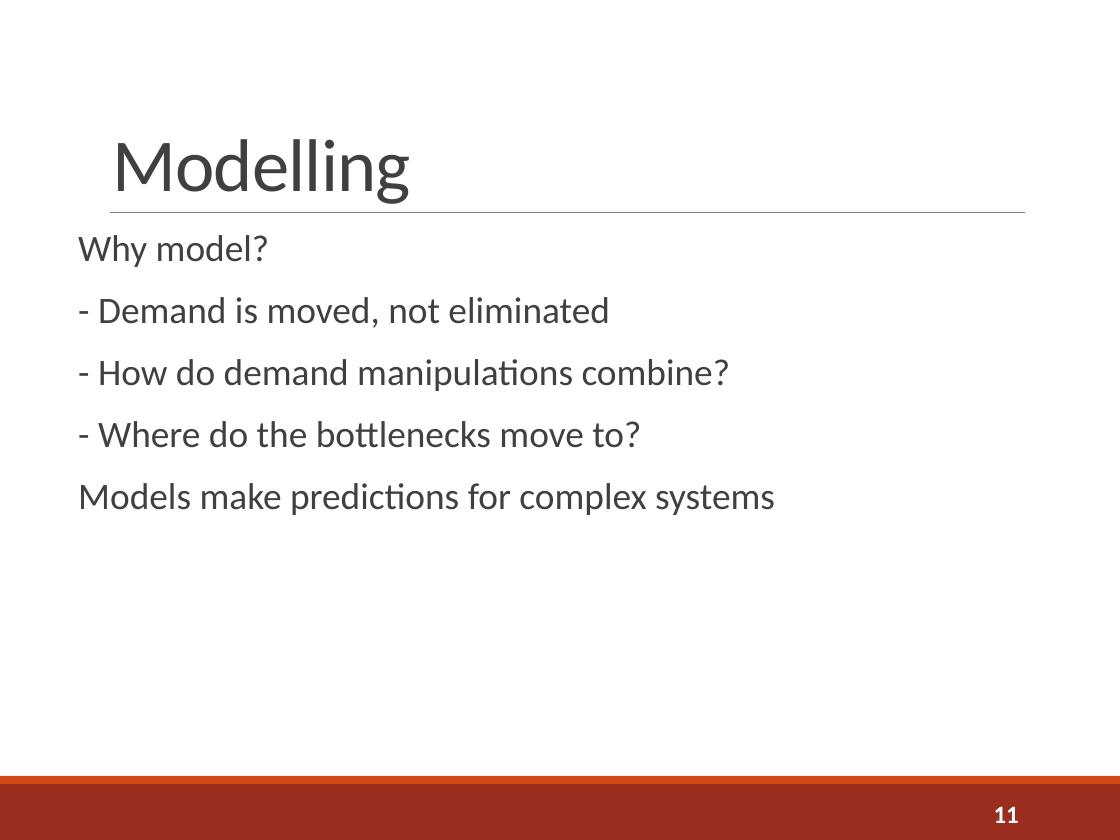
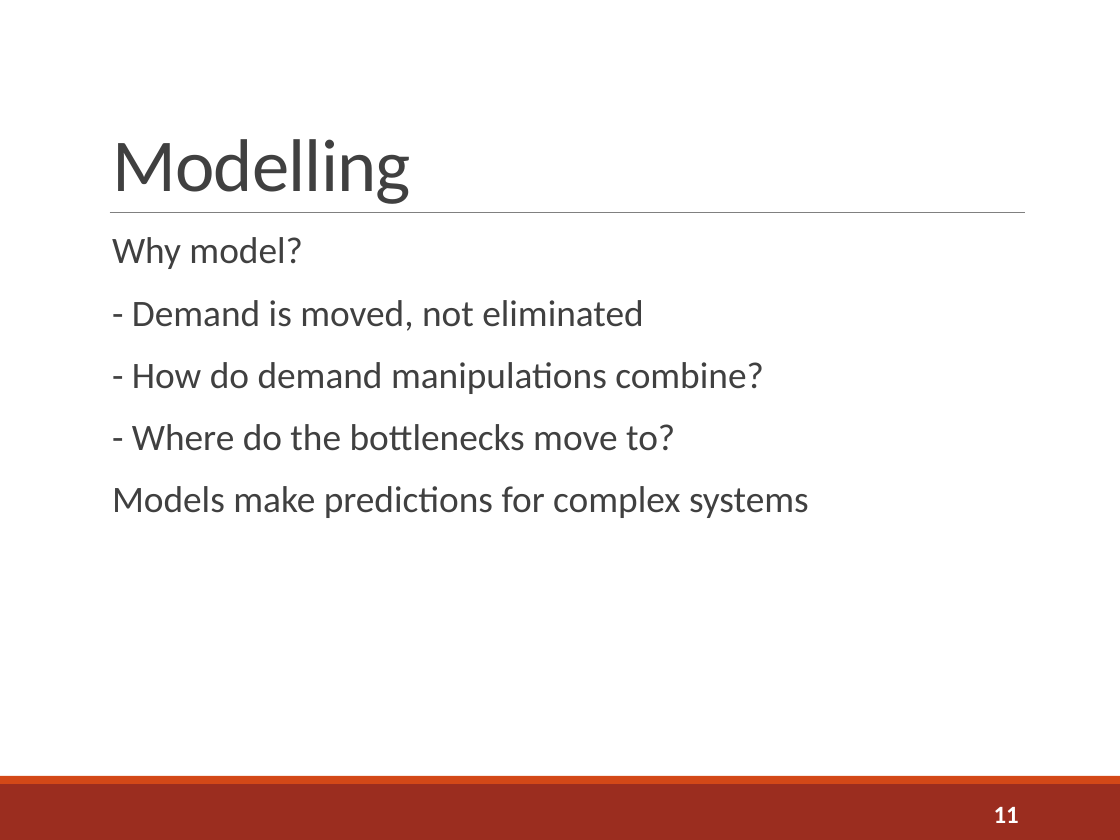
Before and after one commit to sshephard2/skewed-modelling, a slide deck: slide 11 of Presentation/Performance modelling of skewed demand in complex systems.pptx. Drawn at 1120x840 pixels with LibreOffice and Linux fonts; fonts in the diff are those of the drawing. Boxes give left, top, right and bottom in pixels: in the first picture for what was removed or moved away, otherwise in the second. Text is boxed around its words. In the diff, an @@ line names an element or a change of style, - is before the commit and + after.

```diff
--- a/Presentation/Performance modelling of skewed demand in complex systems.pptx
+++ b/Presentation/Performance modelling of skewed demand in complex systems.pptx
@@ text "Why model?": place and size @@
-text "Why model?" at (78,235,775,515)
+text "Why model?" at (112,237,809,518)
@@ text "Why model?" at (112,237,809,518): bullet none to   @@
```
Also in this commit, not shown: 5 other slides changed, 5 slides added, 5 slides removed, 2 other files.
